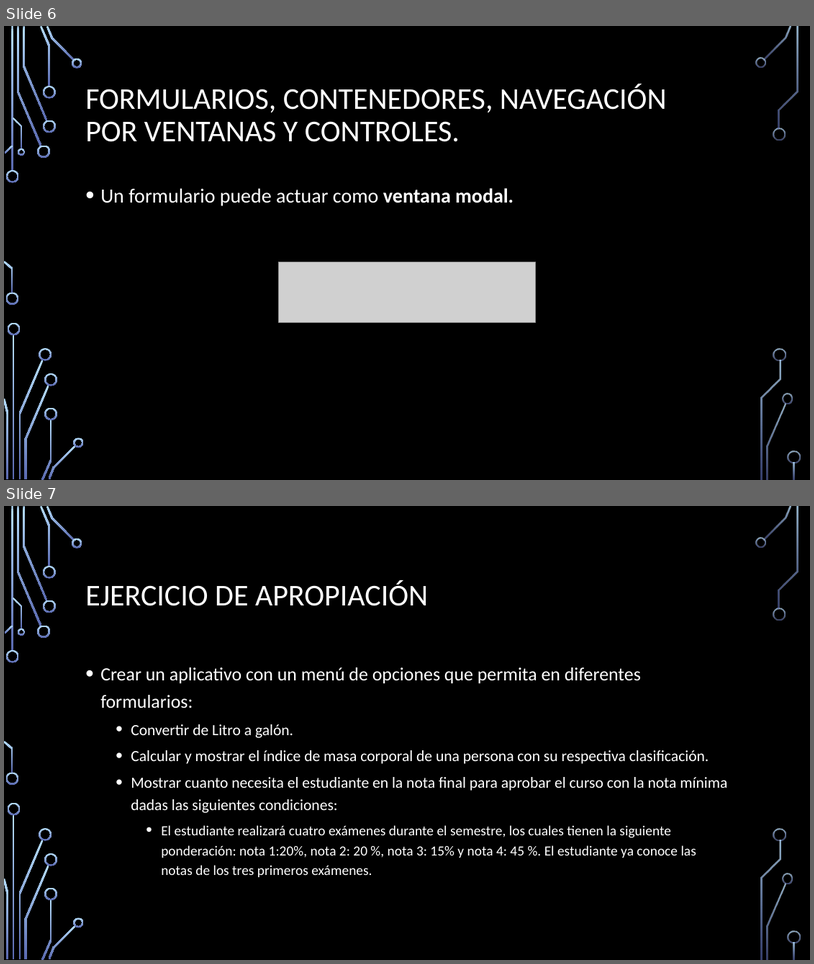
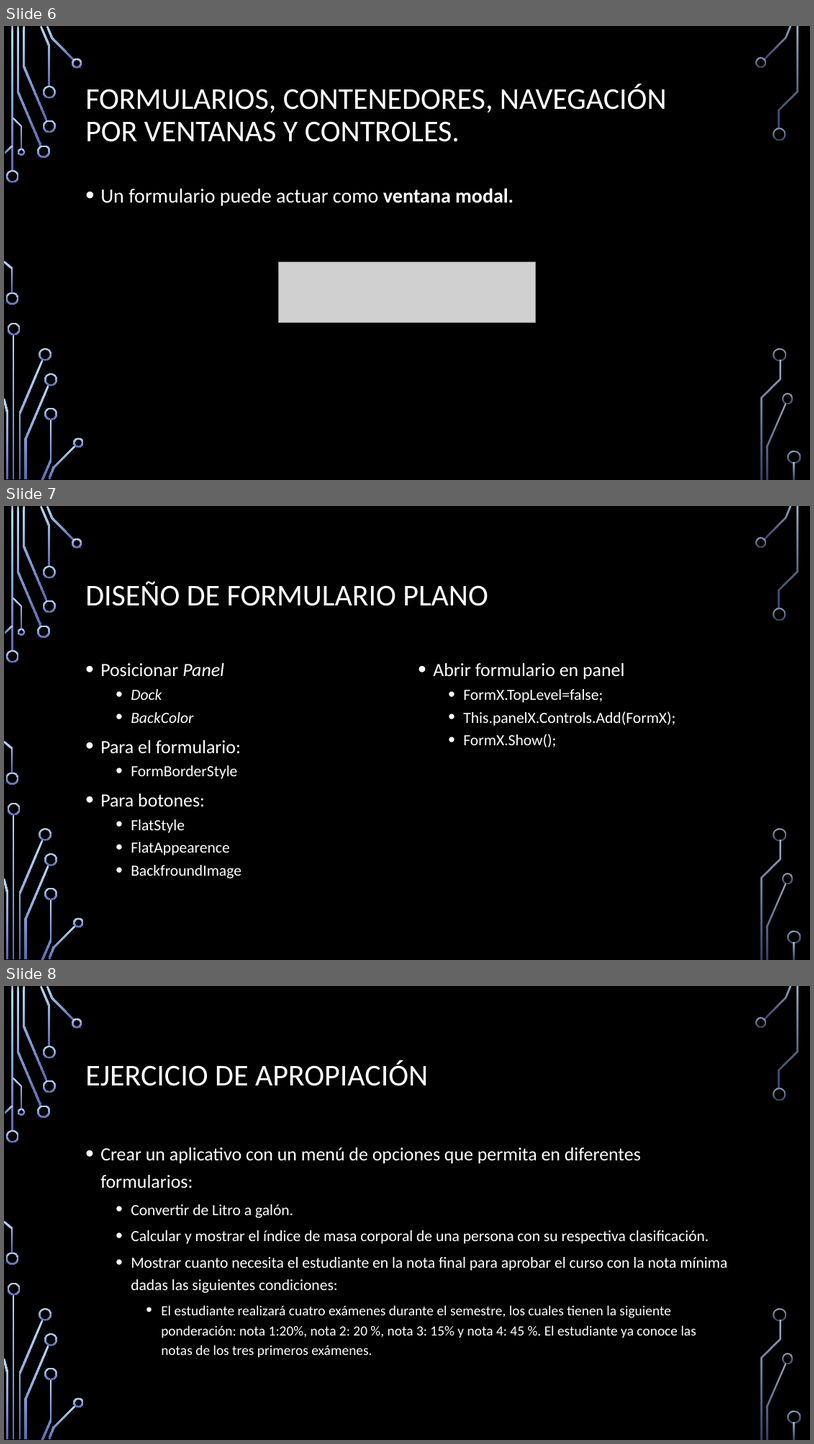
Before and after one commit to dwn84/HerramientasProgramacionIII, a slide deck: HP Formularios.pptx. Shown one above the other, each under a label of ours: slides 6 and 7 before the commit, slides 6, 7 and 8 after it. The pictures are 814x964 and 814x1444 pixels, drawn with LibreOffice and Linux fonts; fonts in the diff are those of the drawing; grey boxes stand for pictures; background and template pictures are left out. Boxes give left, top, right and bottom in pixels: in the first picture for what was removed or moved away, otherwise in the second. Text is boxed around its words. In the diff, an @@ line names an element or a change of style, - is before the commit and + after.

Commit message:
Ejemplo de manejo de formularios

```diff
--- a/HP Formularios.pptx
+++ b/HP Formularios.pptx
@@ slide 7 added at (4, 506, 810, 960), background picture (left out); not listed: 36 template elements that a slide beside it also shows @@
@@ title added at (85, 581, 488, 606), 36 pt, text #FFFFFF @@
+DISEÑO DE FORMULARIO PLANO
@@ text added at (100, 663, 242, 878), 18.5 pt, text #FFFFFF @@
+• Posicionar Panel
+  • Dock
+  • BackColor
+• Para el formulario:
+  • FormBorderStyle
+• Para botones:
+  • FlatStyle
+  • FlatAppearence
+  • BackfroundImage
@@ text added at (433, 663, 676, 747), 18.5 pt, text #FFFFFF @@
+• Abrir formulario en panel
+  • FormX.TopLevel=false;
+  • This.panelX.Controls.Add(FormX);
+  • FormX.Show();
@@ what was slide 7 is now slide 8 @@
```
Also in this commit, not shown: 44 other files.
